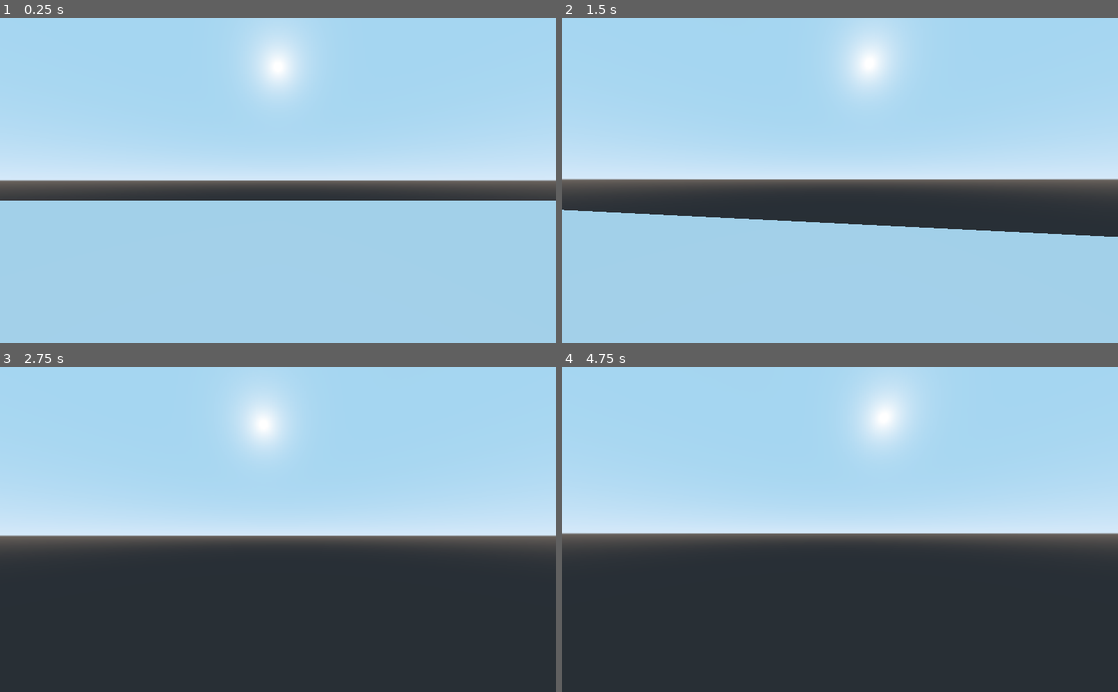
Above: before the commit, frames 1-4 (two rows, left to right).
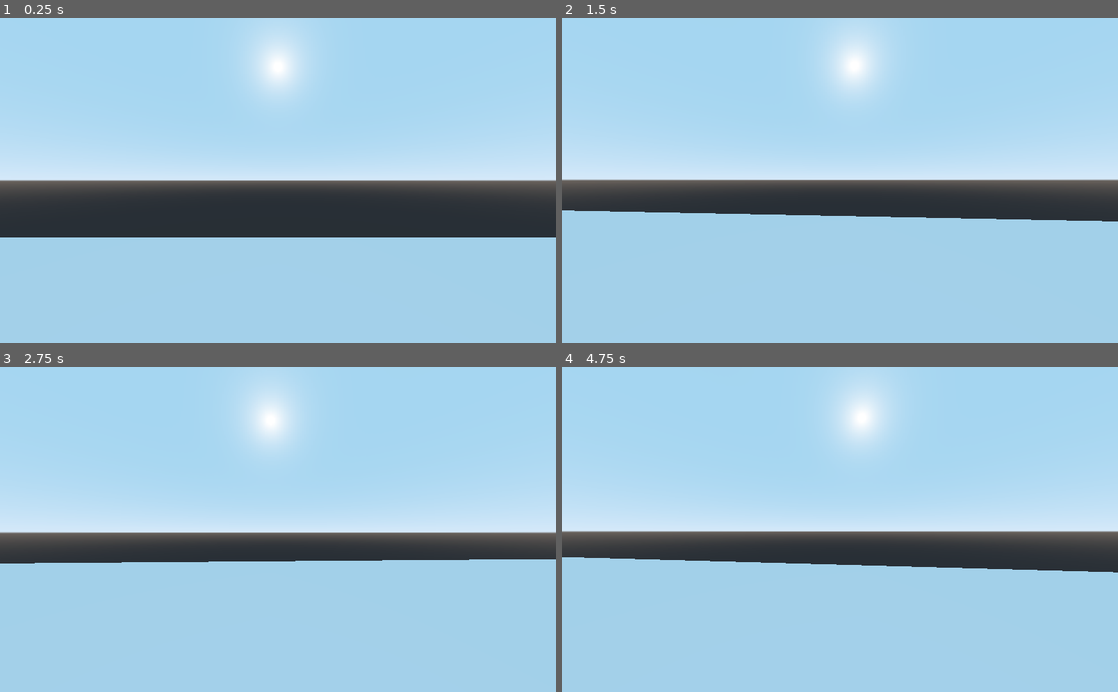
Above: after the commit, the same moments.

Repository: vitalya-dev/ProjectX
Game: Godot game, scene res://Main.tscn
The game is run twice, just before and just after one commit, with the same random seed, the same clock (stepped at 60 frames per second) and the same inputs.
Inputs (mouse positions are in pixels of both pictures, inside the frame that each line leads up to):
- Up to frame 1 (0.25 s): no input
- Up to frame 2 (1.5 s): move the mouse to (867, 180) at 0.52 s; hold W (move_forward) from 0.53 s (still down); tap Space (jump) at 0.6, 0.77, 1.07, 1.35 s; move the mouse to (812, 180) at 1.27 s
- Up to frame 3 (2.75 s): keep holding W (move_forward); tap Space (jump) at 1.52, 1.82, 2.1 s; move the mouse to (289, 523) at 2.02 s
- Up to frame 4 (4.75 s): keep holding W (move_forward); move the mouse to (834, 536) at 2.77 s; tap Space (jump) at 2.85, 3.02, 3.32, 3.6, 3.77, 4.07, 4.35, 4.52 s; move the mouse to (878, 532) at 3.52 s; move the mouse to (795, 526) at 4.27 s

The runs differ from the first frame. In frame 1, 11% of the frame differs, in the area x 0-100%, y 56-68%; in frame 2, 3.3%; in frame 3, 42%, in the area x 0-100%, y 14-100%; in frame 4, 41%.

Commit message:
Work Work Work.

Diff:
--- a/FPS.gd
+++ b/FPS.gd
@@ -1,7 +1,10 @@
 extends KinematicBody
 
-var speed = 7
-var mouse_sense = 0.2
+var speed = 10
+var mouse_sense = 0.1
+var gravity = 9.8
+var jump_impulse = 5
+var gravity_vector = Vector3.ZERO
 
 onready var head = $Head
 onready var camera = $Head/Camera
@@ -22,10 +25,19 @@
 	pass
 
 func _physics_process(delta):
-	var h_rot = global_transform.basis.get_euler().y
-	var f_input = Input.get_action_strength("move_backward") - Input.get_action_strength("move_forward")
-	var h_input = Input.get_action_strength("move_right") - Input.get_action_strength("move_left")
-	var move_horizontal = transform.basis.x * h_input
-	var move_forward = transform.basis.z * f_input
-	var direction = (move_horizontal + move_forward).normalized()
-	move_and_slide(direction * speed, transform.basis.y)
+	var move_direction = Vector3.ZERO
+	if is_on_floor():
+		print("On Floor")
+		if Input.is_action_just_pressed("jump"):
+			gravity_vector = Vector3.UP * jump_impulse
+		else:
+			gravity_vector = Vector3.ZERO
+		var f_input = Input.get_action_strength("move_backward") - Input.get_action_strength("move_forward")
+		var h_input = Input.get_action_strength("move_right") - Input.get_action_strength("move_left")
+		var move_horizontal = transform.basis.x * h_input
+		var move_forward = transform.basis.z * f_input
+		move_direction = (move_horizontal + move_forward).normalized()
+	else:
+		print("Not On Floor")
+		gravity_vector += Vector3.DOWN * gravity * delta
+	move_and_slide(move_direction * speed + gravity_vector, transform.basis.y)
--- a/Main.tscn
+++ b/Main.tscn
@@ -9,7 +9,7 @@
 [node name="Spatial" type="Spatial"]
 
 [node name="FPS" parent="." instance=ExtResource( 1 )]
-transform = Transform( 1, 0, 0, 0, 1, 0, 0, 0, 1, 0, 0, -3 )
+transform = Transform( 1, 0, 0, 0, 1, 0, 0, 0, 1, 0, 3, -3 )
 
 [node name="Floor" type="StaticBody" parent="."]
 transform = Transform( 32, 0, 0, 0, 1, 0, 0, 0, 14.96, 0, -2, 0 )
